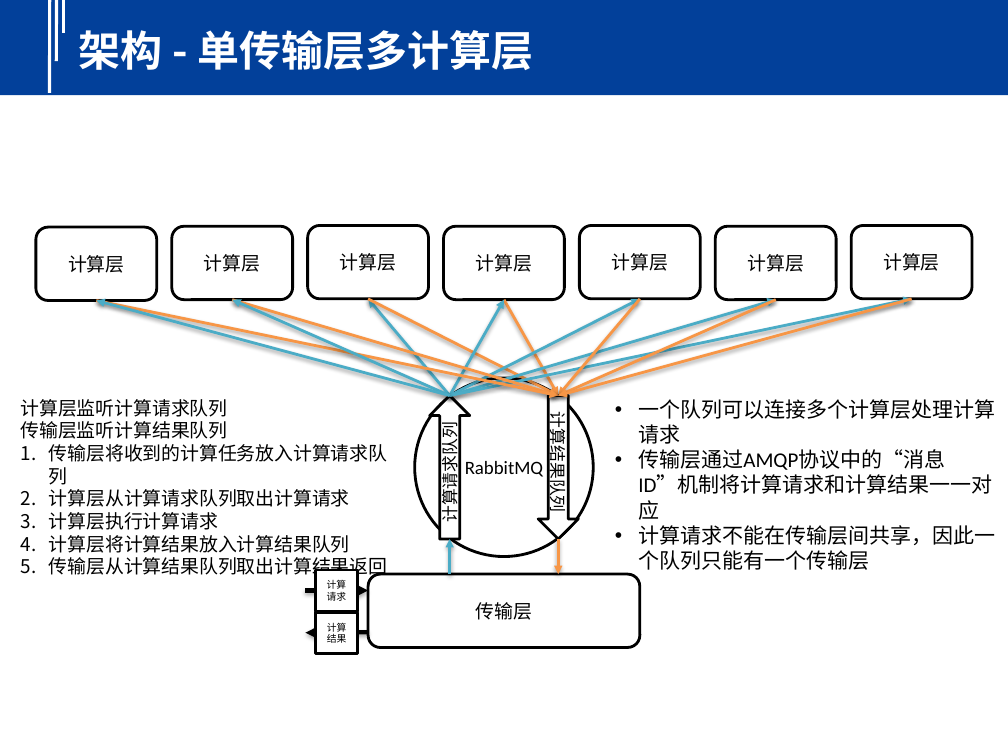
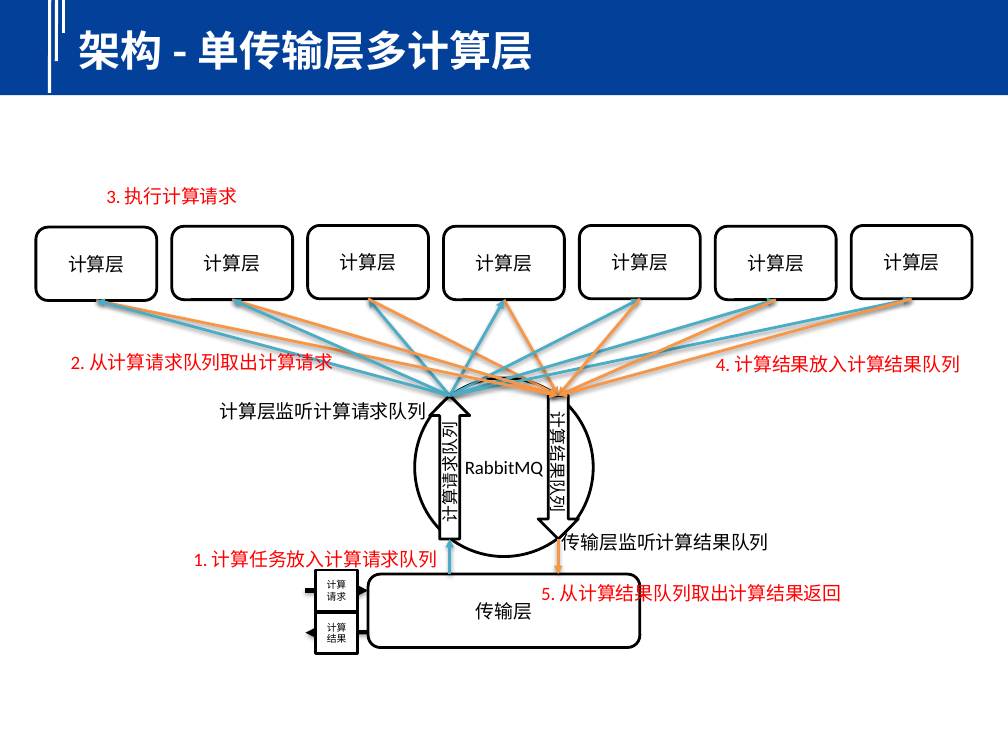
Before and after one commit to yindaheng98/DNet, a slide deck: slide 14 of 介绍（4：3）.pptx (slide 9 before the commit). Drawn at 1008x756 pixels with LibreOffice and Linux fonts; fonts in the diff are those of the drawing; background and template pictures are left out. Boxes give left, top, right and bottom in pixels: in the first picture for what was removed or moved away, otherwise in the second. Text is boxed around its words. In the diff, an @@ line names an element or a change of style, - is before the commit and + after.

```diff
--- a/介绍（4：3）.pptx
+++ b/介绍（4：3）.pptx
@@ text added at (106, 187, 238, 205), 13.5 pt, text #FF0000 @@
+3. 执行计算请求
@@ text added at (71, 349, 333, 371), 13.5 pt, text #FF0000 @@
+2. 从计算请求队列取出计算请求
@@ text added at (716, 355, 960, 373), 13.5 pt, text #FF0000 @@
+4. 计算结果放入计算结果队列
@@ text "计算层监听计算请求队列": place and size @@
-text "计算层监听计算请求队列" at (21, 399, 387, 579)
+text "计算层监听计算请求队列" at (219, 402, 426, 424)
@@ text removed at (638, 399, 995, 570) @@
-• 一个队列可以连接多个计算层处理计算请求
-• 传输层通过AMQP协议中的“消息ID”机制将计算请求和计算结果一一对应
-• 计算请求不能在传输层间共享，因此一个队列只能有一个传输层
@@ text at (21, 421, 387, 579): paragraphs removed @@
-传输层监听计算结果队列
-1. 传输层将收到的计算任务放入计算请求队列
-2. 计算层从计算请求队列取出计算请求
-3. 计算层执行计算请求
-4. 计算层将计算结果放入计算结果队列
-5. 传输层从计算结果队列取出计算结果返回
@@ text added at (562, 530, 769, 551), 13.5 pt, text #000000 @@
+传输层监听计算结果队列
@@ text added at (193, 550, 438, 572), 13.5 pt, text #FF0000 @@
+1. 计算任务放入计算请求队列
@@ text added at (541, 581, 842, 606), 13.5 pt, text #FF0000 @@
+5. 从计算结果队列取出计算结果返回
```
Also in this commit, not shown: 14 other slides changed, 18 slides added.
